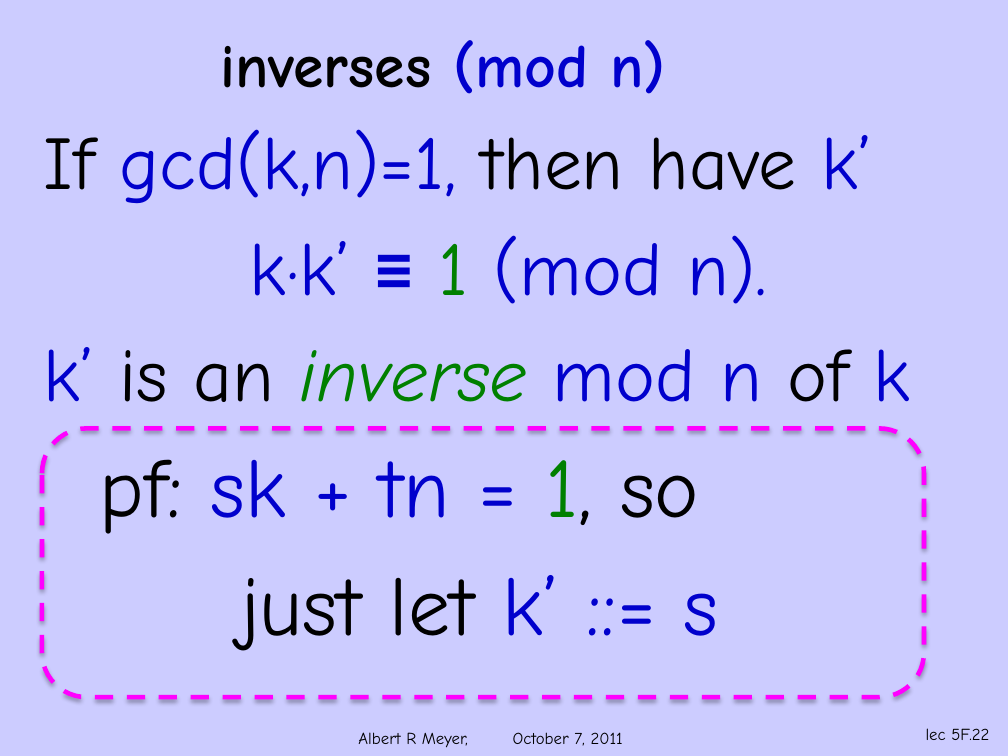
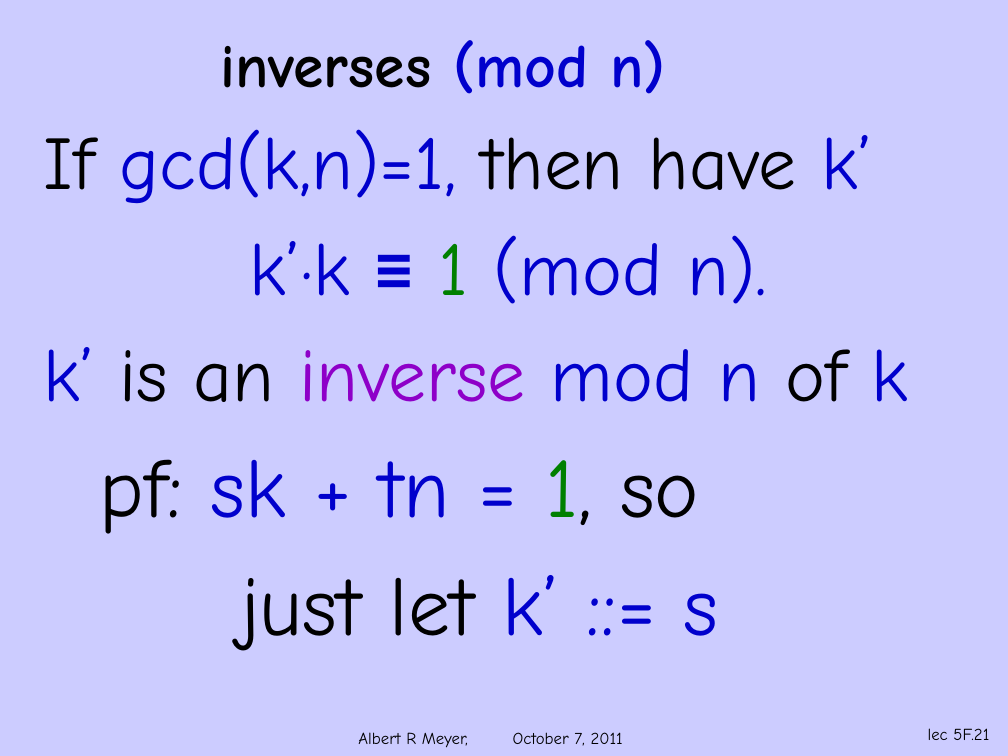
Before and after one commit to armeyer/mcs_web, a slide deck: slide 21 of fall11/slidesF11/slides5f.pptx (slide 22 before the commit). Drawn at 1008x756 pixels with LibreOffice and Linux fonts; fonts in the diff are those of the drawing; background and template pictures are left out. Boxes give left, top, right and bottom in pixels: in the first picture for what was removed or moved away, otherwise in the second. Text is boxed around its words. In the diff, an @@ line names an element or a change of style, - is before the commit and + after.

```diff
--- a/fall11/slidesF11/slides5f.pptx
+++ b/fall11/slidesF11/slides5f.pptx
@@ text at (x1=250, y1=235, x2=767, y2=304): text changed @@
-k·k’ ≡ 1 (mod n).
+k’·k ≡ 1 (mod n).
@@ text at (x1=44, y1=347, x2=909, y2=402): text colour #008000 to #8E00C8, italic off in "inverse" @@
@@ rounded rectangle removed at (x1=42, y1=428, x2=924, y2=698) @@
@@ page number at (x1=928, y1=728, x2=989, y2=740): text changed @@
-lec 5F.22
+lec 5F.21
```
Also in this commit, not shown: 1 slide added, 11 slides removed.
